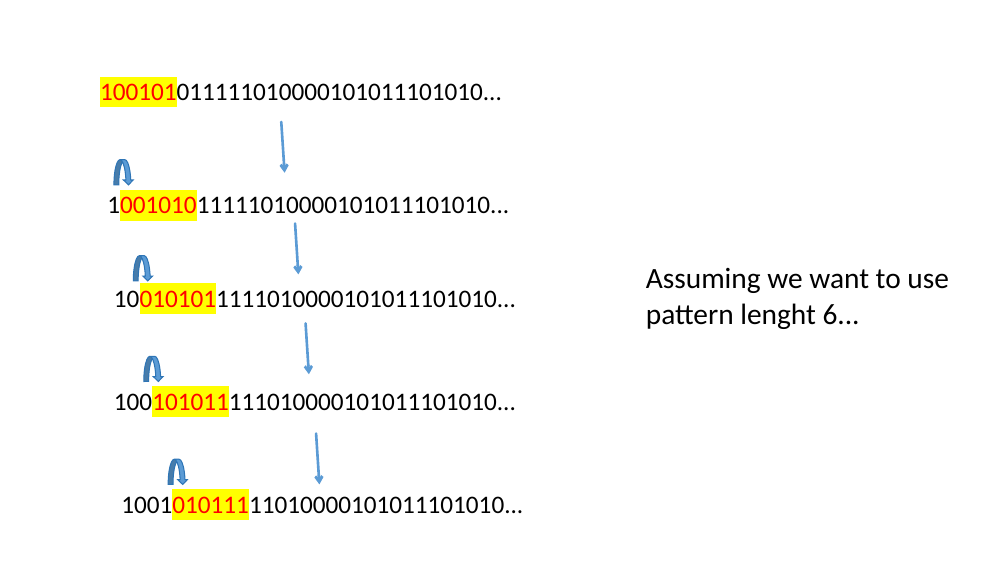
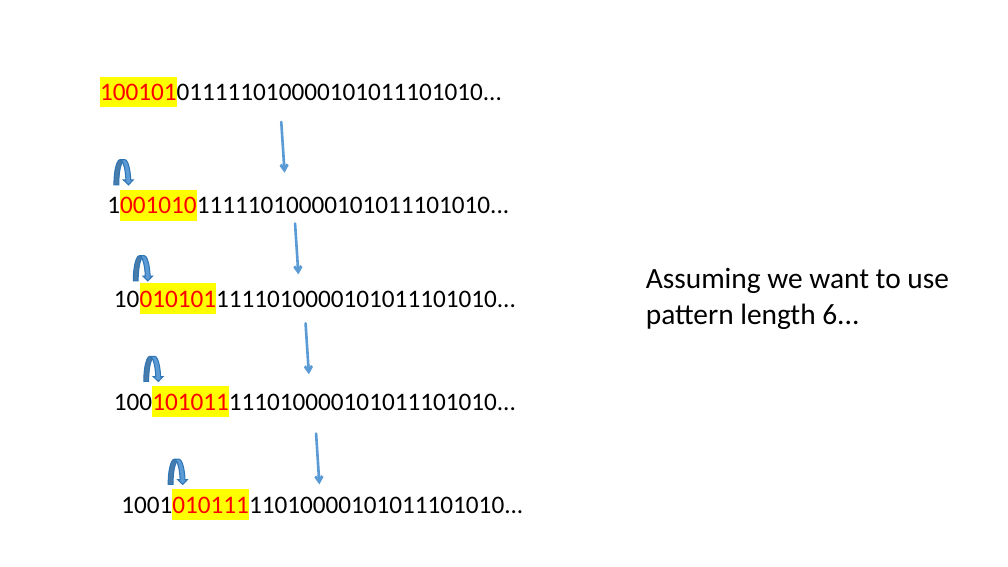
Before and after one commit to christy108/PATTERN_PROJECT_QUANT_WORKSHOP, a slide deck: slide 10 of Presentation/Presentation.pptx. Drawn at 1008x567 pixels with LibreOffice and Linux fonts; fonts in the diff are those of the drawing. Boxes give left, top, right and bottom in pixels: in the first picture for what was removed or moved away, otherwise in the second. Text is boxed around its words. In the diff, an @@ line names an element or a change of style, - is before the commit and + after.

```diff
--- a/Presentation/Presentation.pptx
+++ b/Presentation/Presentation.pptx
@@ text at <box>646,268,949,329</box>: text changed @@
-Assuming we want to use pattern lenght 6...
+Assuming we want to use pattern length 6...
```
Also in this commit, not shown: 11 other slides changed, 17 slides added, 2 slides removed.
